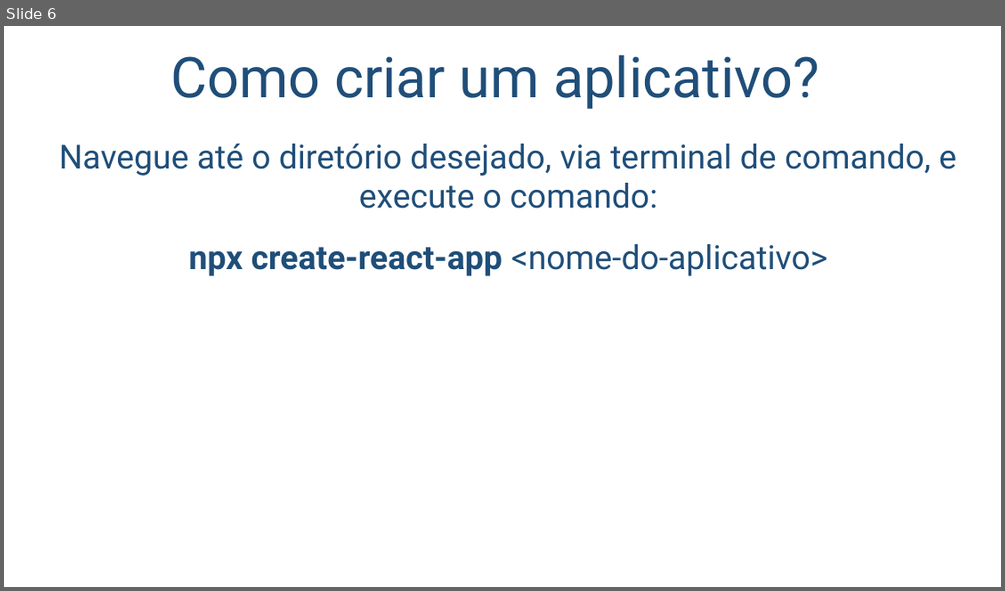
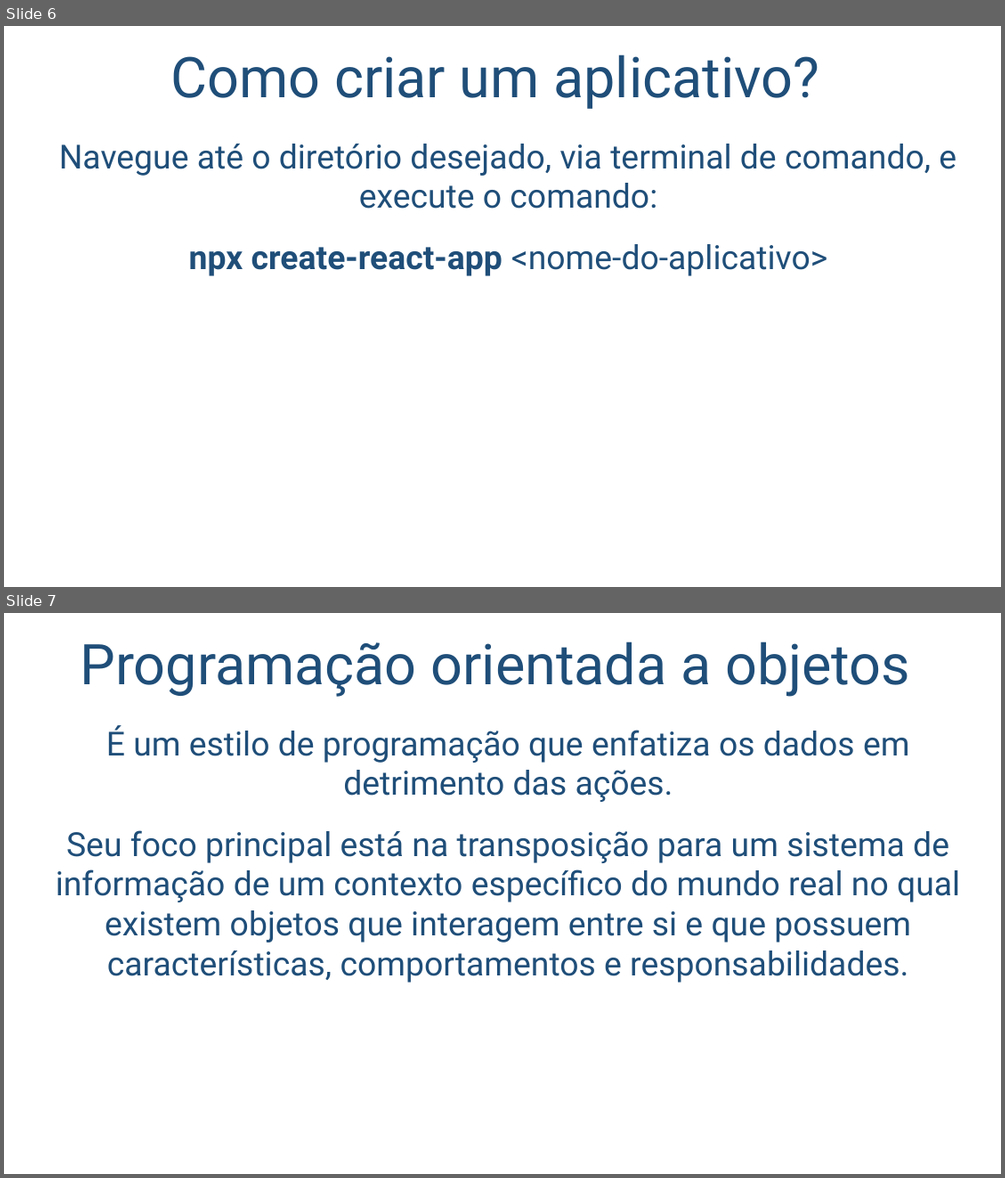
Before and after one commit to salmo-jr/public-slides, a slide deck: React.pptx. Shown one above the other, each under a label of ours: slide 6 before the commit, slides 6 and 7 after it. The pictures are 1005x591 and 1005x1178 pixels, drawn with LibreOffice and Linux fonts; fonts in the diff are those of the drawing; background and template pictures are left out. Boxes give left, top, right and bottom in pixels: in the first picture for what was removed or moved away, otherwise in the second. Text is boxed around its words. In the diff, an @@ line names an element or a change of style, - is before the commit and + after.

```diff
--- a/React.pptx
+++ b/React.pptx
@@ slide 7 added at (4,613,1001,1174), background picture (left out) @@
@@ title added at (80,641,910,697), 54 pt, text #1F4E79 @@
+Programação orientada a objetos
@@ text added at (56,725,960,982), 32 pt, text #1F4E79 @@
+É um estilo de programação que enfatiza os dados em detrimento das ações.
+Seu foco principal está na transposição para um sistema de informação de um contexto específico do mundo real no qual existem objetos que interagem entre si e que possuem características, comportamentos e responsabilidades.
```
Also in this commit, not shown: 4 other slides added, 1 slide removed, 1 other file.
